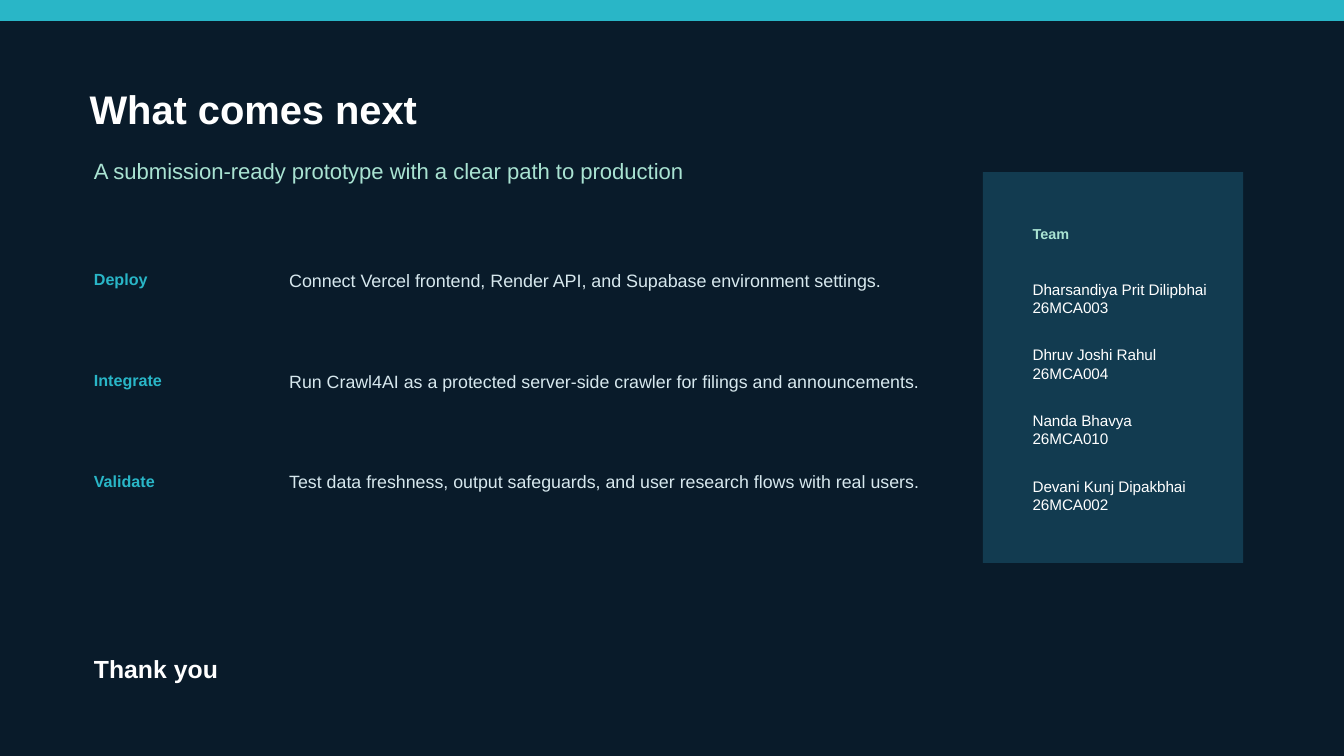
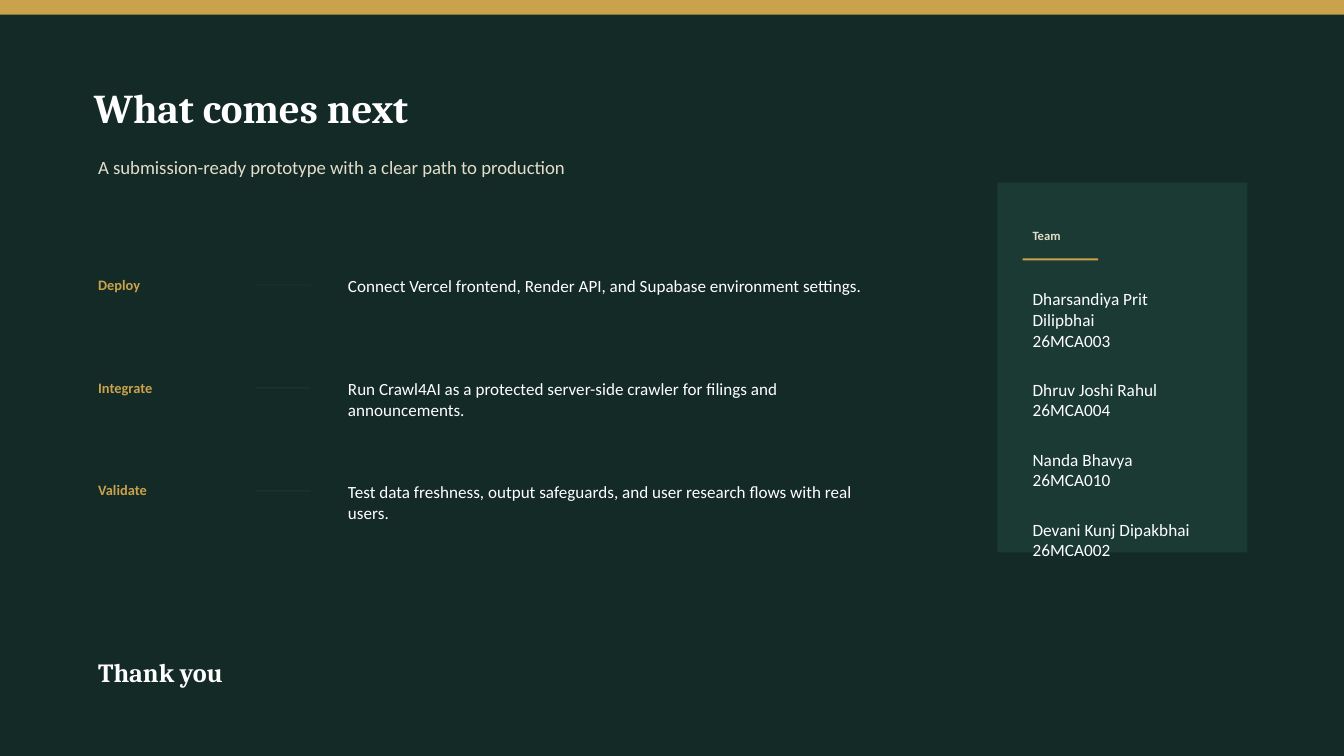
Before and after one commit to 26mca003-cpu/Stock-market-research., a slide deck: slide 9 of presentation/output/vriddhi-ibm-bobathon-submission.pptx. Drawn at 1344x756 pixels with LibreOffice and Linux fonts; fonts in the diff are those of the drawing. Boxes give left, top, right and bottom in pixels: in the first picture for what was removed or moved away, otherwise in the second. Text is boxed around its words. In the diff, an @@ line names an element or a change of style, - is before the commit and + after.

Commit message:
Clean up submission: remove tool/editor folders, update deployment docs and demo links

```diff
--- a/presentation/output/vriddhi-ibm-bobathon-submission.pptx
+++ b/presentation/output/vriddhi-ibm-bobathon-submission.pptx
@@ background #091B2A to #142A26 @@
@@ rectangle: place and size @@
-rectangle at [0,0,1344,21]
+rectangle at [0,0,1344,15]
@@ rectangle at [0,0,1344,15]: fill #29B6C7 to #C9A24B @@
@@ text "What comes next" at [94,94,408,124]: size 28.5 to 29.2 pt, font Arial to Cambria @@
@@ text "A submission-ready prototype with a ..." at [98,161,564,177]: size 15.8 to 13.3 pt, font Arial to Calibri, text colour #A9E3D2 to #E3DDCB @@
@@ rectangle: place and size @@
-rectangle at [983,172,1243,564]
+rectangle at [998,182,1248,553]
@@ rectangle at [998,182,1248,553]: fill #123B50 to #1B3A34 @@
@@ text "Team" at [1033,232,1061,240]: size 10.2 to 9 pt, font Arial to Calibri, text colour #A9E3D2 to #E3DDCB @@
@@ rectangle added at [1023,258,1099,260], fill #C9A24B @@
@@ text "Deploy": place and size @@
-text "Deploy" at [94,273,148,289]
+text "Deploy" at [98,280,140,293]
@@ rectangle added at [256,284,311,285], fill #1B3A34 @@
@@ text "Connect Vercel frontend, Render API, ...": place and size @@
-text "Connect Vercel frontend, Render API, ..." at [289,274,880,291]
+text "Connect Vercel frontend, Render API, ..." at [348,280,861,295]
@@ text "Connect Vercel frontend, Render API, ..." at [348,280,861,295]: size 12.8 to 12.2 pt, font Arial to Calibri, text colour #D7E8EE to #FFFFFF @@
@@ text "Dharsandiya Prit Dilipbhai": place and size @@
-text "Dharsandiya Prit Dilipbhai" at [1033,284,1207,510]
+text "Dharsandiya Prit Dilipbhai" at [1033,293,1189,556]
@@ text "Dharsandiya Prit Dilipbhai" at [1033,293,1189,556]: size 10.9 to 12.3 pt, font Arial to Calibri @@
@@ text "Integrate": place and size @@
-text "Integrate" at [94,375,162,390]
+text "Integrate" at [98,383,152,396]
@@ rectangle added at [256,387,311,388], fill #1B3A34 @@
@@ text "Run Crawl4AI as a protected ...": place and size @@
-text "Run Crawl4AI as a protected ..." at [289,375,919,392]
+text "Run Crawl4AI as a protected ..." at [348,383,777,416]
@@ text "Run Crawl4AI as a protected ..." at [348,383,777,416]: size 12.7 to 12.2 pt, font Arial to Calibri, text colour #D7E8EE to #FFFFFF @@
@@ size 11.5 to 10.2 pt, font Arial to Calibri, text colour #29B6C7 to #C9A24B in 3 elements at [98,280,140,293], [98,383,152,396], [98,485,147,495] @@
@@ text "Validate": place and size @@
-text "Validate" at [94,475,155,487]
+text "Validate" at [98,485,147,495]
@@ text "Test data freshness, output safeguards, ..." at [348,486,851,519]: size 12.7 to 12.2 pt, font Arial to Calibri, text colour #D7E8EE to #FFFFFF @@
@@ text "Test data freshness, output safeguards, ...": place and size @@
-text "Test data freshness, output safeguards, ..." at [289,475,919,492]
+text "Test data freshness, output safeguards, ..." at [348,486,851,519]
@@ rectangle added at [256,490,311,491], fill #1B3A34 @@
@@ text "Thank you" at [98,664,223,688]: size 17.8 to 18.8 pt, font Arial to Cambria @@
```
Also in this commit, not shown: 8 other slides changed, 14 other files.
